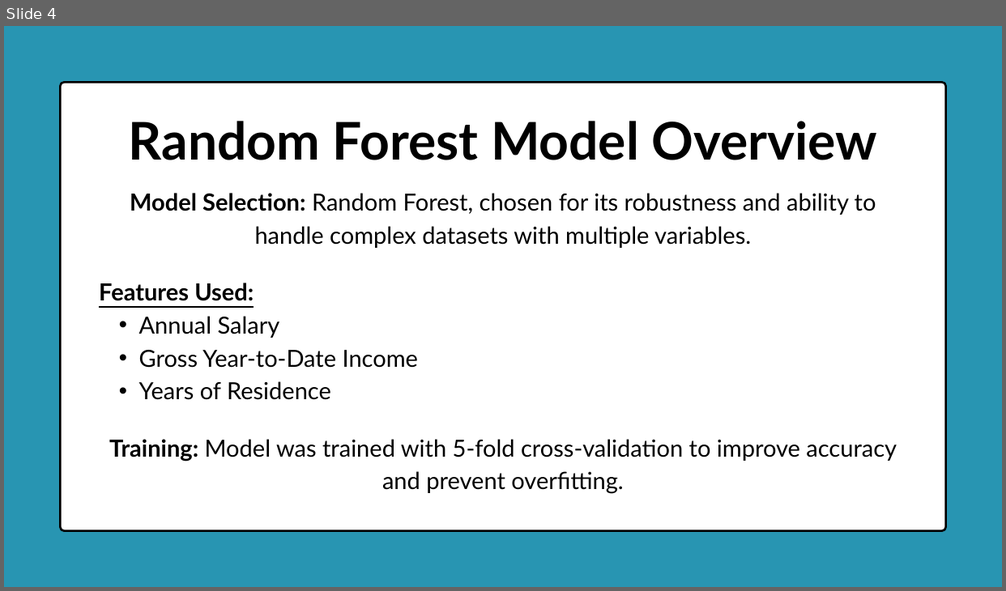
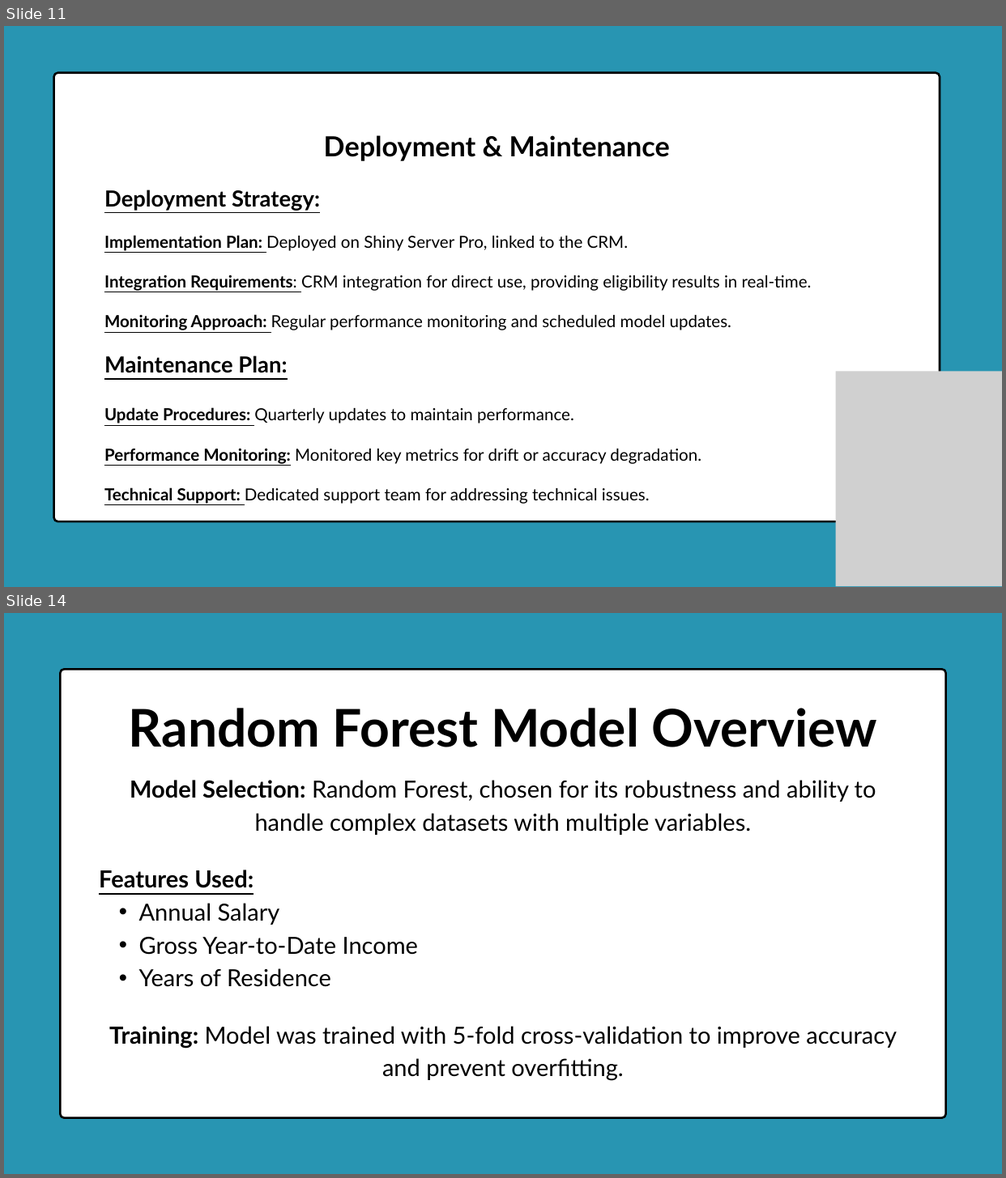
Before and after one commit to Delight-Chipiro/Customer_Eligibility_System, a slide deck: Documentation/Satellite Service Eligibility Checker.pptx. Shown one above the other, each under a label of ours: slide 4 before the commit, slides 11 and 14 after it; the slides between them are not shown. The pictures are 1006x591 and 1006x1178 pixels, drawn with LibreOffice and Linux fonts; fonts in the diff are those of the drawing; grey boxes stand for pictures. Boxes give left, top, right and bottom in pixels: in the first picture for what was removed or moved away, otherwise in the second. Text is boxed around its words. In the diff, an @@ line names an element or a change of style, - is before the commit and + after.

```diff
--- a/Documentation/Satellite Service Eligibility Checker.pptx
+++ b/Documentation/Satellite Service Eligibility Checker.pptx
@@ slide 11 added at bbox=[4, 26, 1002, 587], background #2895B2 @@
@@ freeform shape added at bbox=[54, 73, 940, 522], fill #FFFFFF, outline #000000 3 pt @@
@@ text added at bbox=[324, 135, 670, 161], 40 pt, text #000000, bold @@
+Deployment & Maintenance
@@ text added at bbox=[104, 190, 812, 504], 24 pt, text #000000 @@
+Deployment Strategy:
+Implementation Plan: Deployed on Shiny Server Pro, linked to the CRM.
+Integration Requirements: CRM integration for direct use, providing eligibility results in real-time.
+Monitoring Approach: Regular performance monitoring and scheduled model updates.
+Maintenance Plan:
+Update Procedures: Quarterly updates to maintain performance.
+Performance Monitoring: Monitored key metrics for drift or accuracy degradation.
+Technical Support: Dedicated support team for addressing technical issues.
@@ picture added at bbox=[836, 371, 1002, 587] @@
@@ what was slide 4 is now slide 14 @@
```
Also in this commit, not shown: 3 slides changed, 13 other slides added, 1 slide removed.
